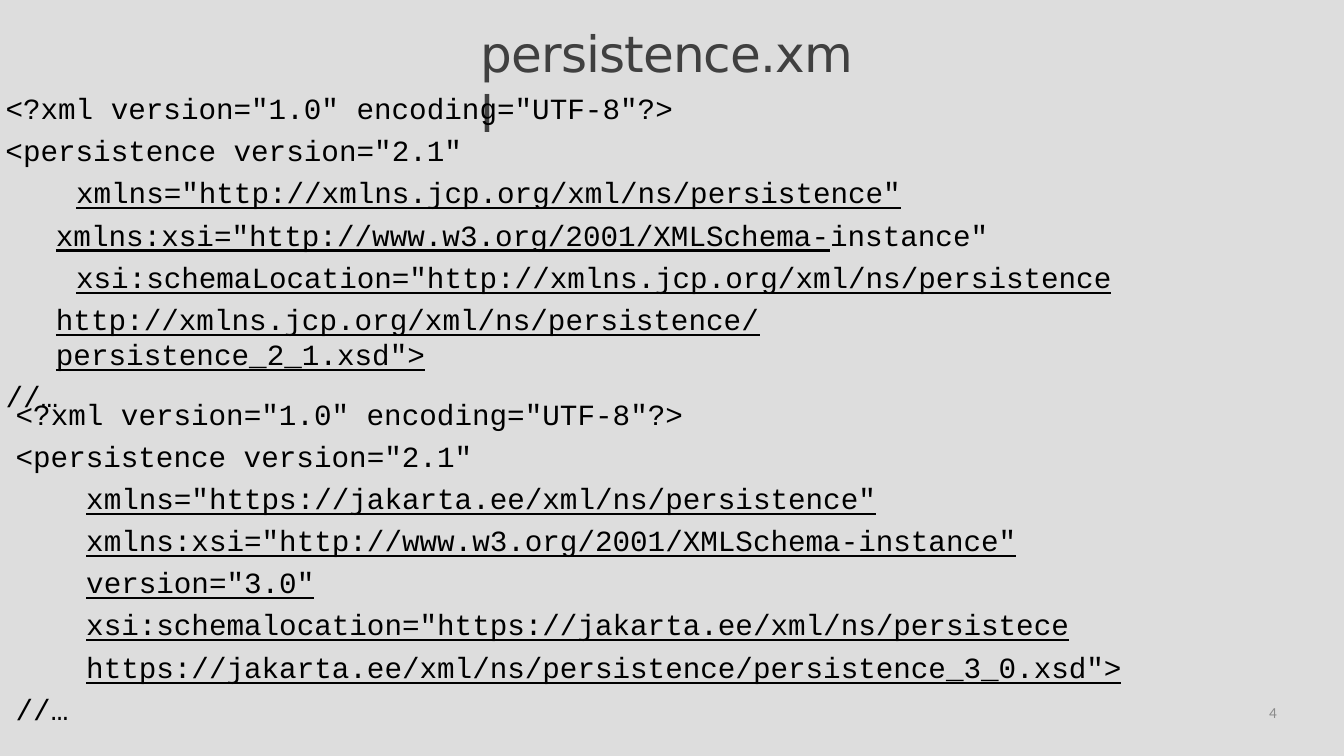
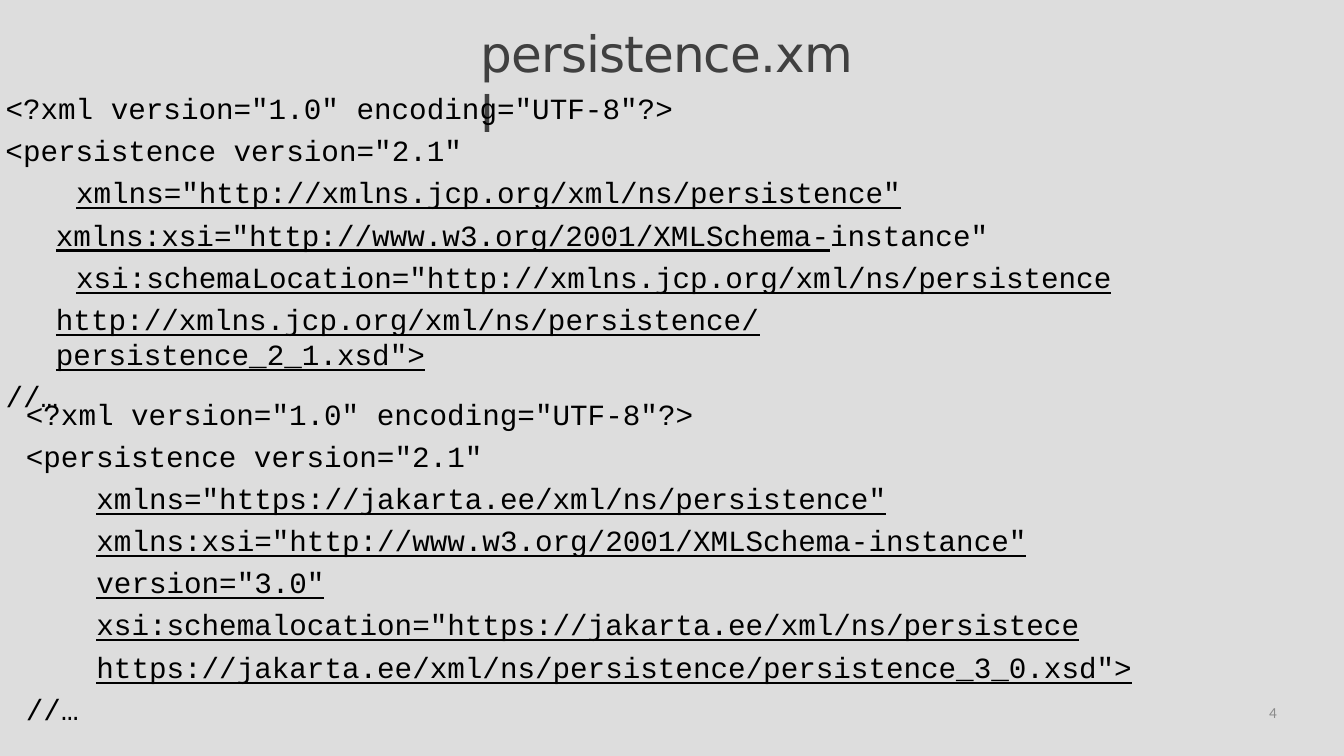
Before and after one commit to StevenJoseph19/JEE-DevOps, a slide deck: slide 4 of 2. Spring 5.0/Day 6/Slides/6. Configuration of Spring and JPA for Development/configuration-of-spring-and-jpa-for-development-slides.pptx. Drawn at 1344x756 pixels with LibreOffice and Linux fonts; fonts in the diff are those of the drawing. Boxes give left, top, right and bottom in pixels: in the first picture for what was removed or moved away, otherwise in the second. Text is boxed around its words. In the diff, an @@ line names an element or a change of style, - is before the commit and + after.

```diff
--- a/2. Spring 5.0/Day 6/Slides/6. Configuration of Spring and JPA for Development/configuration-of-spring-and-jpa-for-development-slides.pptx
+++ b/2. Spring 5.0/Day 6/Slides/6. Configuration of Spring and JPA for Development/configuration-of-spring-and-jpa-for-development-slides.pptx
@@ text "<?xml version="1.0" encoding="UTF-8"?>": place and size @@
-text "<?xml version="1.0" encoding="UTF-8"?>" at [16,404,1121,684]
+text "<?xml version="1.0" encoding="UTF-8"?>" at [26,404,1131,684]
```
Also in this commit, not shown: 20 other files.
